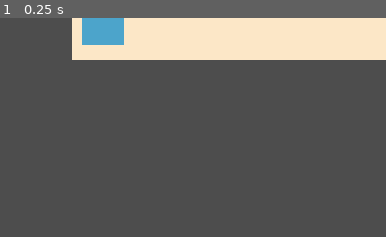
Above: before the commit, frame 1.
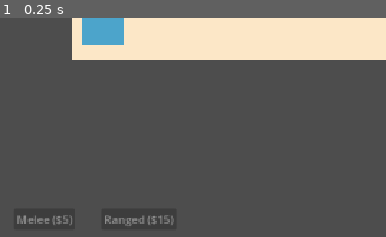
Above: after the commit, the same moment.

Repository: AlexJMohr/waves-lanes-game
Game: Godot game, scene res://main.tscn
Two runs of this game, one before a commit and one after it. Both use one fixed random seed, a clock stepped at 60 frames per second and the inputs below.
Inputs:
- Up to frame 1 (0.25 s): no input
The pictures show only the part of the screen within x 0-50%, y 50-100%; the shares and areas given below are measured in that part.

The runs differ from the first frame. In frame 1, 0.5% of the frame differs, in the area x 4-45%, y 89-95%.

Commit message:
Add HUD buy buttons that spend money and spawn player units (#9)

Diff:
--- /dev/null
+++ b/main.gd
@@ -0,0 +1,10 @@
+extends Node2D
+
+
+func _ready() -> void:
+	$UI.buy_requested.connect(_on_buy_requested)
+
+
+func _on_buy_requested(data: UnitData) -> void:
+	if GameState.spend(data.cost):
+		$Lane.spawn(Unit.Team.PLAYER, data)
--- a/main.tscn
+++ b/main.tscn
@@ -1,9 +1,11 @@
 [gd_scene format=3 uid="uid://bpqr1k2hk41pf"]
 
+[ext_resource type="Script" uid="uid://cfpt82ppruaxd" path="res://main.gd" id="1_h2yge"]
 [ext_resource type="Script" uid="uid://blniwi0vm2asg" path="res://ui.gd" id="1_ig7tw"]
 [ext_resource type="PackedScene" uid="uid://c84r1qni21ae5" path="res://lane.tscn" id="2_0xm2m"]
 
 [node name="Main" type="Node2D" unique_id=1519522500]
+script = ExtResource("1_h2yge")
 
 [node name="UI" type="CanvasLayer" parent="." unique_id=1556787923]
 script = ExtResource("1_ig7tw")
@@ -12,5 +14,20 @@
 offset_right = 40.0
 offset_bottom = 23.0
 
+[node name="MeleeButton" type="Button" parent="UI" unique_id=747292320]
+offset_left = 20.0
+offset_top = 591.0
+offset_right = 75.0
+offset_bottom = 622.0
+text = "Melee"
+
+[node name="RangedButton" type="Button" parent="UI" unique_id=1065789722]
+offset_left = 146.0
+offset_top = 591.0
+offset_right = 212.0
+offset_bottom = 622.0
+text = "Ranged
+"
+
 [node name="Lane" parent="." unique_id=592448107 instance=ExtResource("2_0xm2m")]
 position = Vector2(104, 277)
--- a/ui.gd
+++ b/ui.gd
@@ -1,15 +1,26 @@
 extends CanvasLayer
 
+signal buy_requested(data: UnitData)
+
 @onready var money_label: Label = $MoneyLabel
+@onready var melee_button: Button = $MeleeButton
+@onready var ranged_button: Button = $RangedButton
+
+const MELEE_DATA := preload("res://melee_unit.tres")
+const RANGED_DATA := preload("res://ranged_unit.tres")
 
 
 func _ready() -> void:
 	money_label.text = _format_money(GameState.money)
 	GameState.money_changed.connect(_on_money_changed)
+	_setup_button(melee_button, MELEE_DATA)
+	_setup_button(ranged_button, RANGED_DATA)
+	_refresh_buttons()
 
 
 func _on_money_changed(new_value: int) -> void:
 	money_label.text = _format_money(new_value)
+	_refresh_buttons()
 
 
 func _format_money(value: int) -> String:
@@ -24,3 +35,16 @@
 			result = "," + result
 		i -= 1
 	return "$" + result
+
+
+func _setup_button(button: Button, data: UnitData) -> void:
+	button.pressed.connect(
+		func():
+			buy_requested.emit(data),
+	)
+	button.text = data.display_name + " (" + _format_money(data.cost) + ")"
+
+
+func _refresh_buttons() -> void:
+	melee_button.disabled = GameState.money < MELEE_DATA.cost
+	ranged_button.disabled = GameState.money < RANGED_DATA.cost
Not shown, added: main.gd.uid
